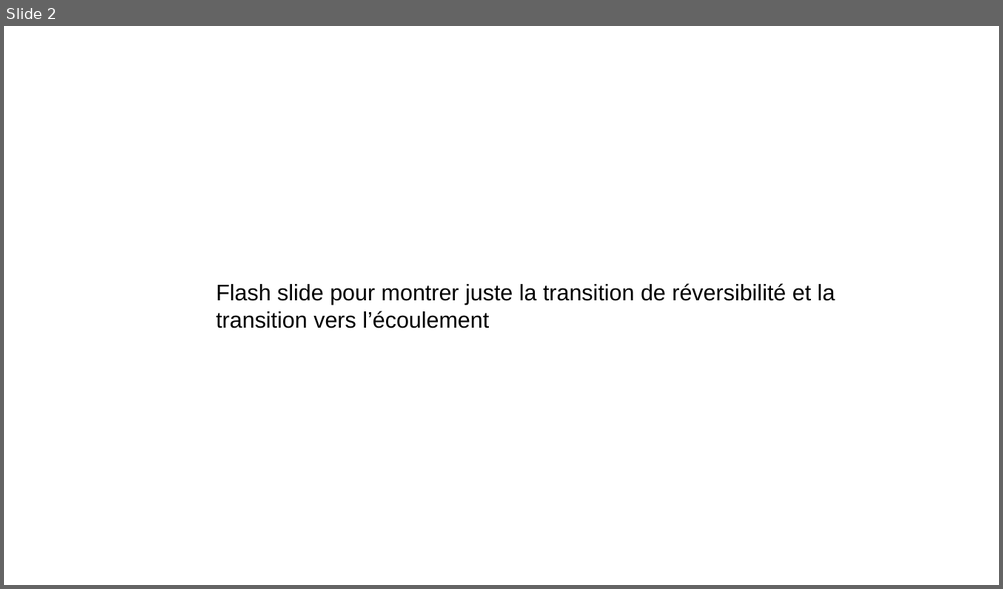
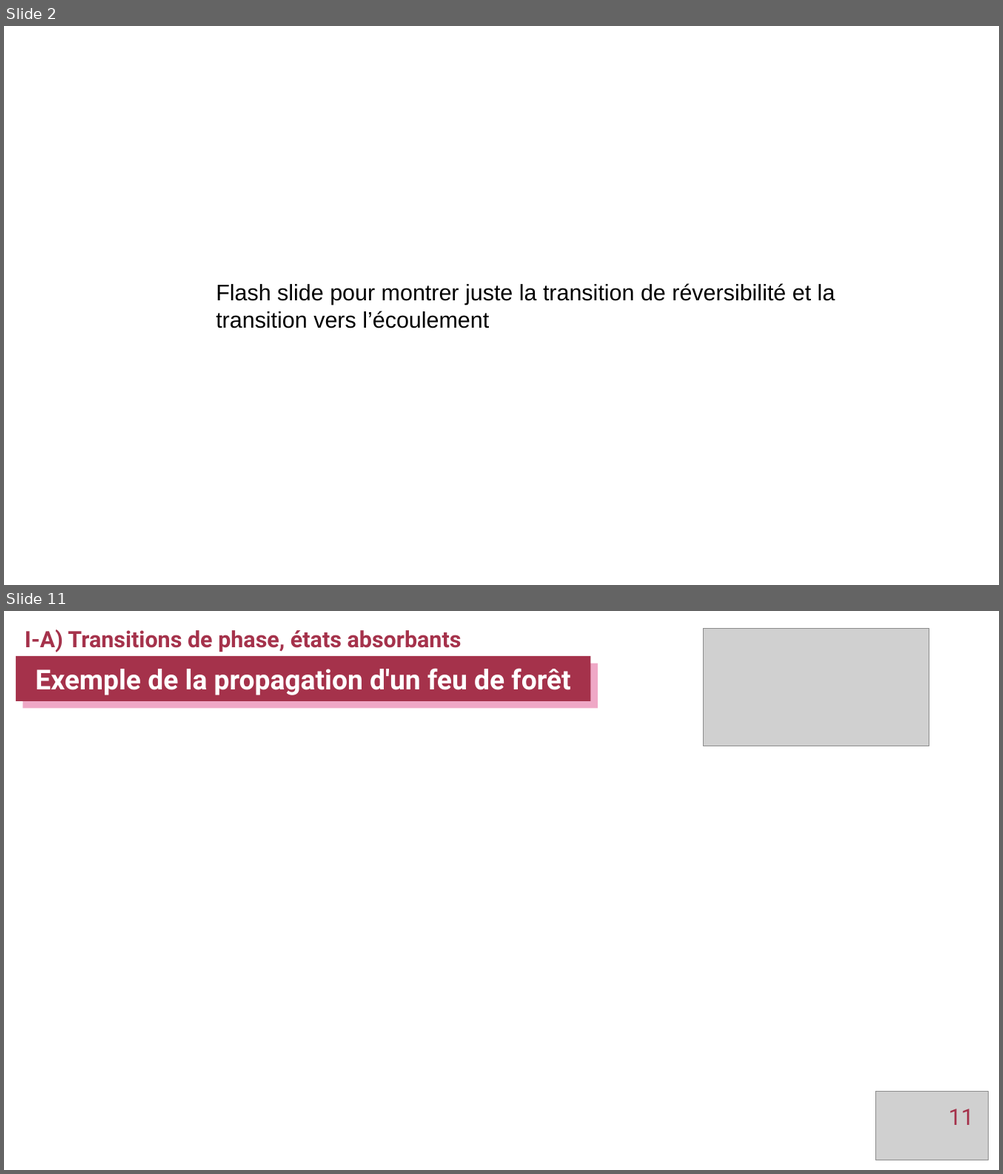
Before and after one commit to tjocteur/these, a slide deck: Soutenance/Soutenance_Jocteur.odp. Shown one above the other, each under a label of ours: slide 2 before the commit, slides 2 and 11 after it; the slides between them are not shown. The pictures are 1003x589 and 1003x1174 pixels, drawn with LibreOffice and Linux fonts; fonts in the diff are those of the drawing; grey boxes stand for pictures. Boxes give left, top, right and bottom in pixels: in the first picture for what was removed or moved away, otherwise in the second. Text is boxed around its words. In the diff, an @@ line names an element or a change of style, - is before the commit and + after.

```diff
--- a/Soutenance/Soutenance_Jocteur.odp
+++ b/Soutenance/Soutenance_Jocteur.odp
@@ slide 11 added at (x1=4, y1=611, x2=999, y2=1170), background #FFFFFF @@
@@ text added at (x1=25, y1=629, x2=461, y2=652), 18 pt, text #A5324B, bold @@
+I-A) Transitions de phase, états absorbants
@@ picture added at (x1=703, y1=628, x2=929, y2=746) @@
@@ rectangle added at (x1=16, y1=656, x2=591, y2=701), fill #A5324B, 22 pt, text #FFFFFF, bold @@
+Exemple de la propagation d'un feu de forêt
@@ picture added at (x1=876, y1=1092, x2=989, y2=1161) @@
@@ page number added at (x1=948, y1=1109, x2=973, y2=1125), 18 pt, text #A5324B @@
+11
```
Also in this commit, not shown: 1 slide changed, 7 other slides added, 15 other files.
